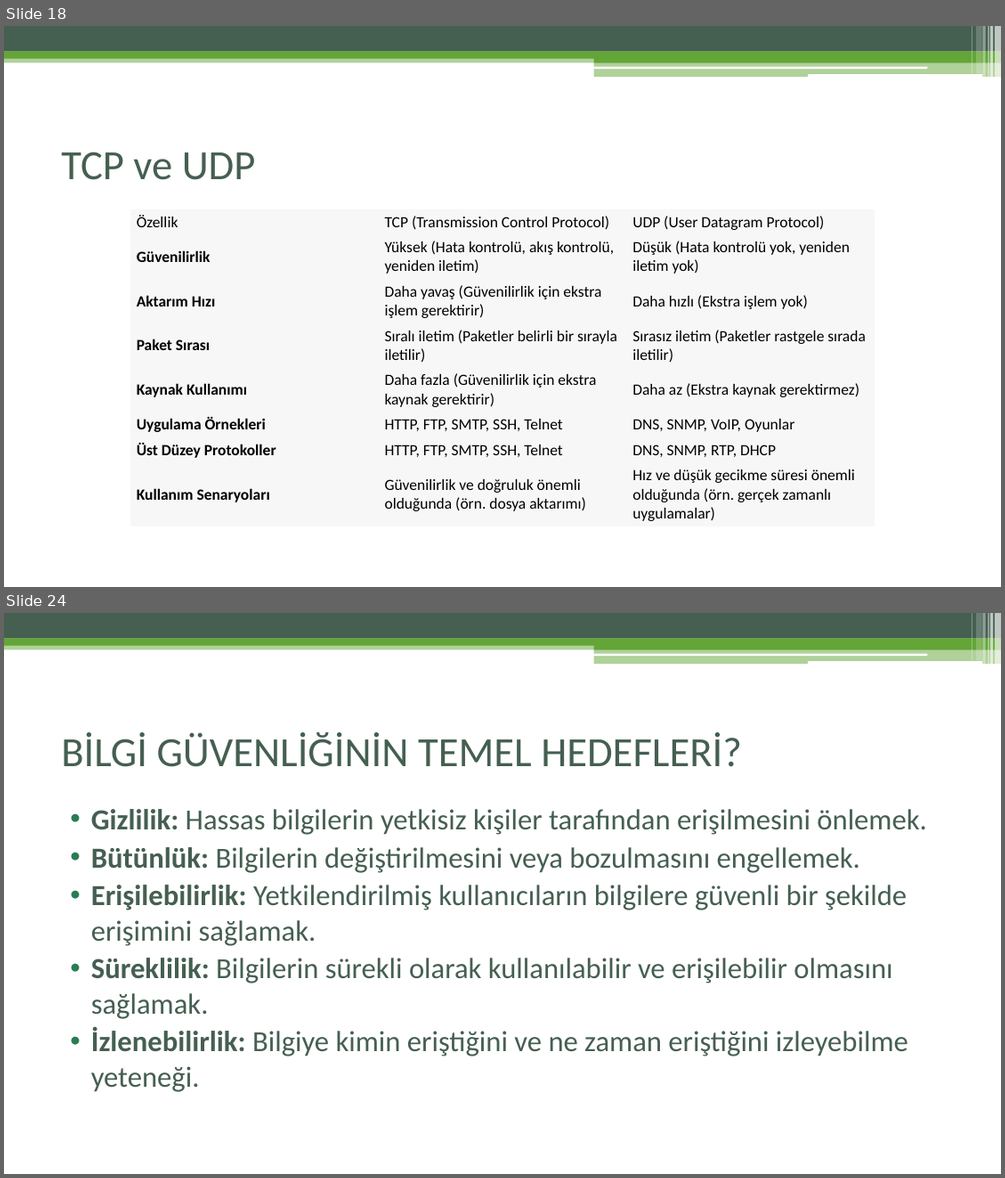
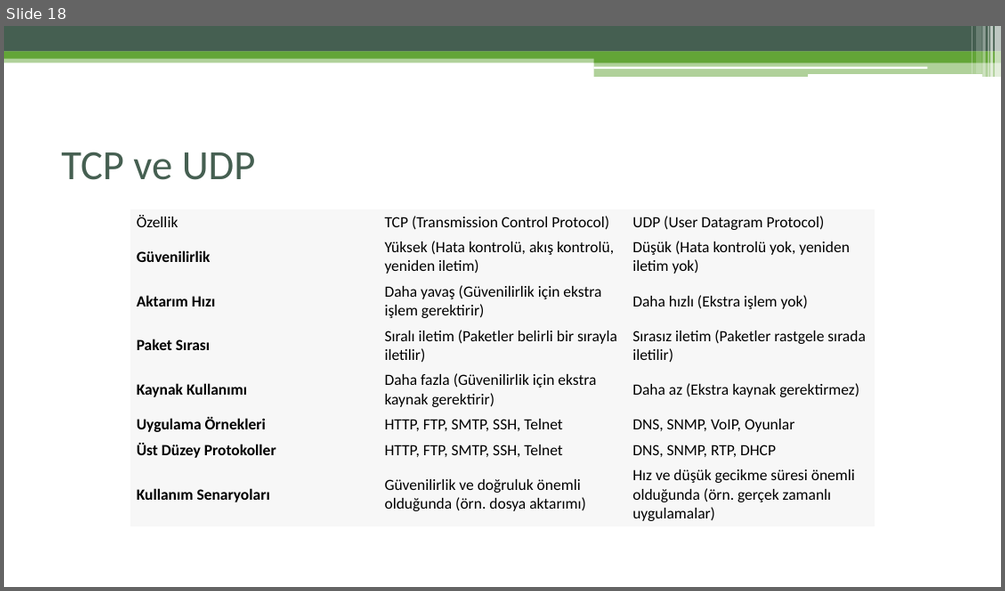
Before and after one commit to zafer-sn/IAT221-Ag-ve-Bilisim-Guvenligi, a slide deck: Hafta2/Hafta2.pptx. Shown one above the other, each under a label of ours: slides 18 and 24 before the commit, slide 18 after it; the slides between them are not shown. The pictures are 1005x1178 and 1005x591 pixels, drawn with LibreOffice and Linux fonts; fonts in the diff are those of the drawing. Boxes give left, top, right and bottom in pixels: in the first picture for what was removed or moved away, otherwise in the second. Text is boxed around its words. In the diff, an @@ line names an element or a change of style, - is before the commit and + after.

```diff
--- a/Hafta2/Hafta2.pptx
+++ b/Hafta2/Hafta2.pptx
@@ slide 24 removed at (x1=4, y1=613, x2=1001, y2=1174), background #FFFFFF; not listed: 13 template elements that a slide beside it also shows @@
@@ title removed at (x1=61, y1=732, x2=742, y2=767) @@
-BİLGİ GÜVENLİĞİNİN TEMEL HEDEFLERİ?
@@ text removed at (x1=91, y1=809, x2=926, y2=1092) @@
-• Gizlilik: Hassas bilgilerin yetkisiz kişiler tarafından erişilmesini önlemek.
-• Bütünlük: Bilgilerin değiştirilmesini veya bozulmasını engellemek.
-• Erişilebilirlik: Yetkilendirilmiş kullanıcıların bilgilere güvenli bir şekilde erişimini sağlamak.
-• Süreklilik: Bilgilerin sürekli olarak kullanılabilir ve erişilebilir olmasını sağlamak.
-• İzlenebilirlik: Bilgiye kimin eriştiğini ve ne zaman eriştiğini izleyebilme yeteneği.
```
Also in this commit, not shown: 30 other slides removed, 1 other file.
